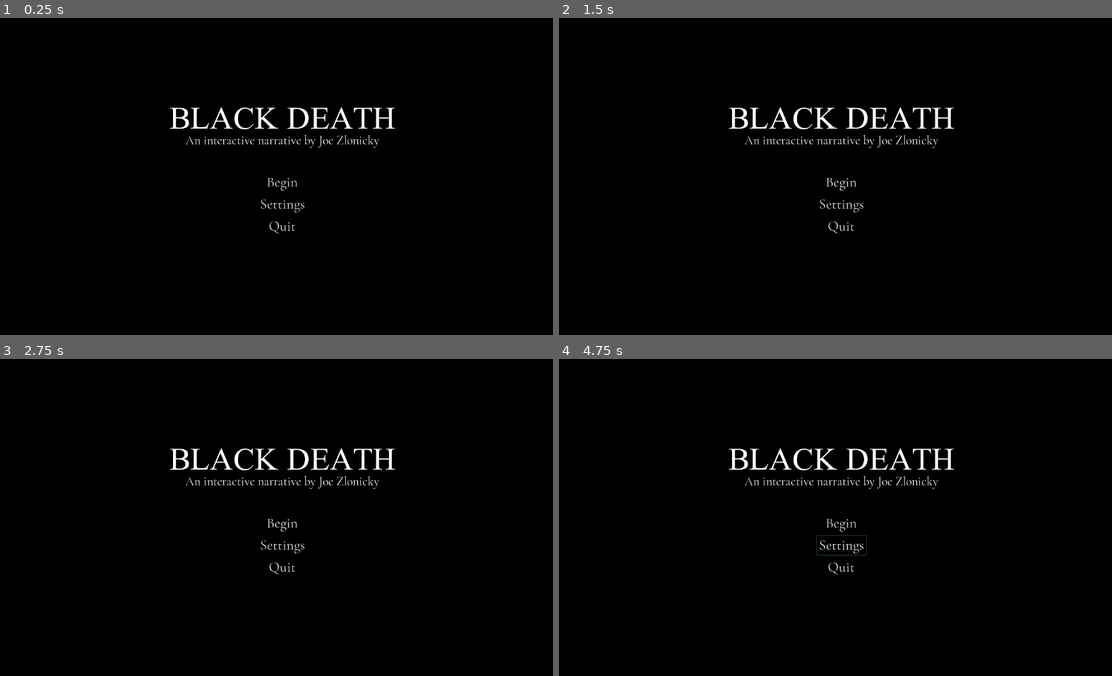
Above: before the commit, frames 1-4 (two rows, left to right).
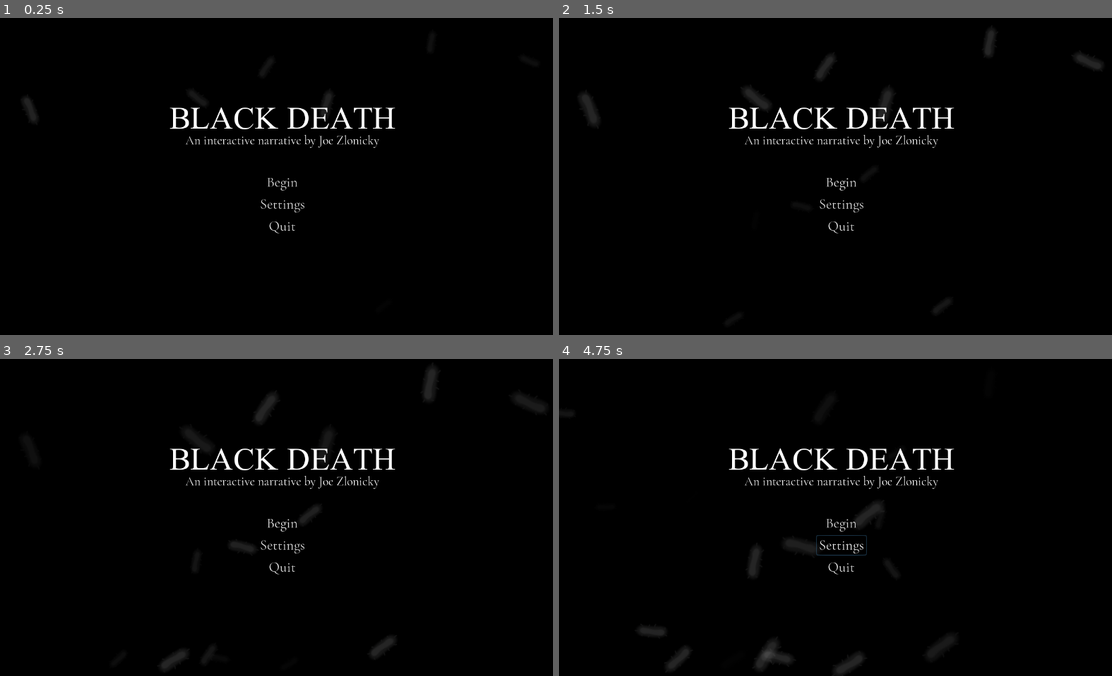
Above: after the commit, the same moments.

Repository: JoeZlonicky/the-black-death
Game: Godot game, scene res://menus/main_menu.tscn
The game is run twice, just before and just after one commit, with the same random seed, the same clock (stepped at 60 frames per second) and the same inputs.
Inputs:
- Up to frame 1 (0.25 s): no input
- Up to frame 2 (1.5 s): click "Begin" at 0.5 s; click "Begin" at 1.25 s
- Up to frame 3 (2.75 s): click "Begin" at 2 s
- Up to frame 4 (4.75 s): click "Settings" at 2.75 s

The runs differ from the first frame. In frame 1, 0.1% of the frame differs, in the area x 4-60%, y 23-33%; in frame 2, 0.6%; in frame 3, 0.8%; in frame 4, 1.0%, in the area x 14-72%, y 45-100%.

Commit message:
Main menu particles

Diff:
--- a/menus/main_menu.tscn
+++ b/menus/main_menu.tscn
@@ -1,17 +1,45 @@
-[gd_scene load_steps=6 format=2]
+[gd_scene load_steps=12 format=2]
 
 [ext_resource path="res://assets/fonts/ScheherazadeNew.ttf" type="DynamicFontData" id=1]
 [ext_resource path="res://assets/fonts/CormorantGaramond-Regular.ttf" type="DynamicFontData" id=2]
+[ext_resource path="res://assets/art/bacteria.png" type="Texture" id=3]
+
+[sub_resource type="Gradient" id=5]
+offsets = PoolRealArray( 0, 0.387597, 0.604651, 1 )
+colors = PoolColorArray( 0, 0, 0, 1, 1, 1, 1, 1, 1, 1, 1, 1, 0, 0, 0, 1 )
+
+[sub_resource type="GradientTexture" id=6]
+gradient = SubResource( 5 )
+
+[sub_resource type="Curve" id=7]
+_data = [ Vector2( 0, 0.523864 ), 0.0, 0.0, 0, 0, Vector2( 0.736842, 1 ), 0.0, 0.0, 0, 0, Vector2( 1, 0.764161 ), 0.0, 0.0, 0, 0 ]
+
+[sub_resource type="CurveTexture" id=8]
+curve = SubResource( 7 )
+
+[sub_resource type="ParticlesMaterial" id=4]
+lifetime_randomness = 0.5
+emission_shape = 2
+emission_box_extents = Vector3( 640, 360, 1 )
+flag_disable_z = true
+gravity = Vector3( 0, 0, 0 )
+orbit_velocity = 0.0
+orbit_velocity_random = 0.0
+angle = 360.0
+angle_random = 1.0
+scale = 0.1
+scale_curve = SubResource( 8 )
+color_ramp = SubResource( 6 )
 
 [sub_resource type="DynamicFont" id=1]
 size = 80
 font_data = ExtResource( 1 )
 
-[sub_resource type="DynamicFont" id=3]
+[sub_resource type="DynamicFont" id=2]
 size = 28
 font_data = ExtResource( 2 )
 
-[sub_resource type="DynamicFont" id=2]
+[sub_resource type="DynamicFont" id=3]
 size = 32
 font_data = ExtResource( 2 )
 
@@ -26,6 +54,18 @@
 anchor_right = 1.0
 anchor_bottom = 1.0
 color = Color( 0, 0, 0, 1 )
+__meta__ = {
+"_edit_use_anchors_": false
+}
+
+[node name="Particles2D" type="Particles2D" parent="."]
+modulate = Color( 1, 1, 1, 0.180392 )
+position = Vector2( 640, 360 )
+amount = 25
+lifetime = 8.0
+preprocess = 2.0
+process_material = SubResource( 4 )
+texture = ExtResource( 3 )
 
 [node name="Title" type="Label" parent="."]
 anchor_top = 0.5
Not shown, added: assets/art/bacteria.png.import
Not shown, added: assets/art/plague_doctor.png.import
Not shown: 4 places in menus/main_menu.tscn that only renumber resources
